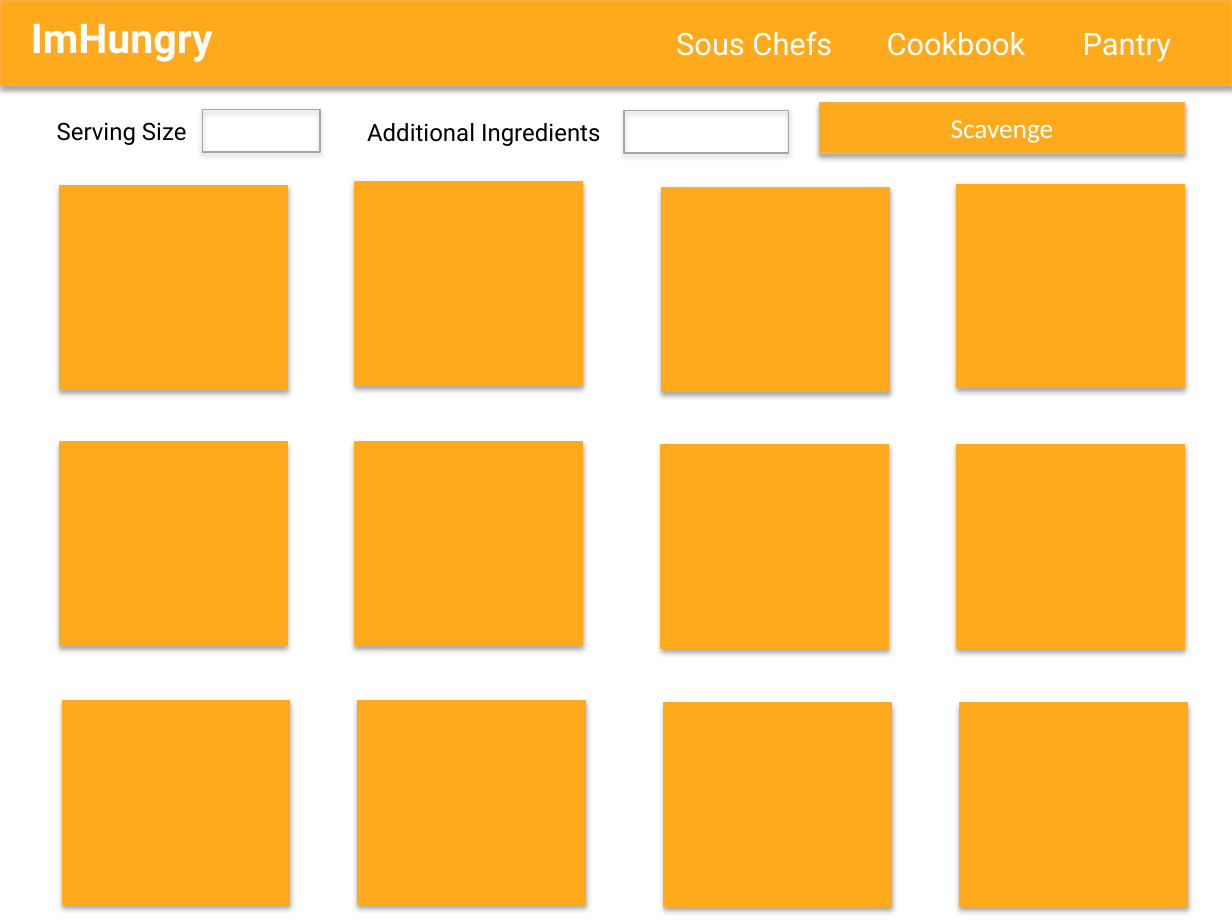
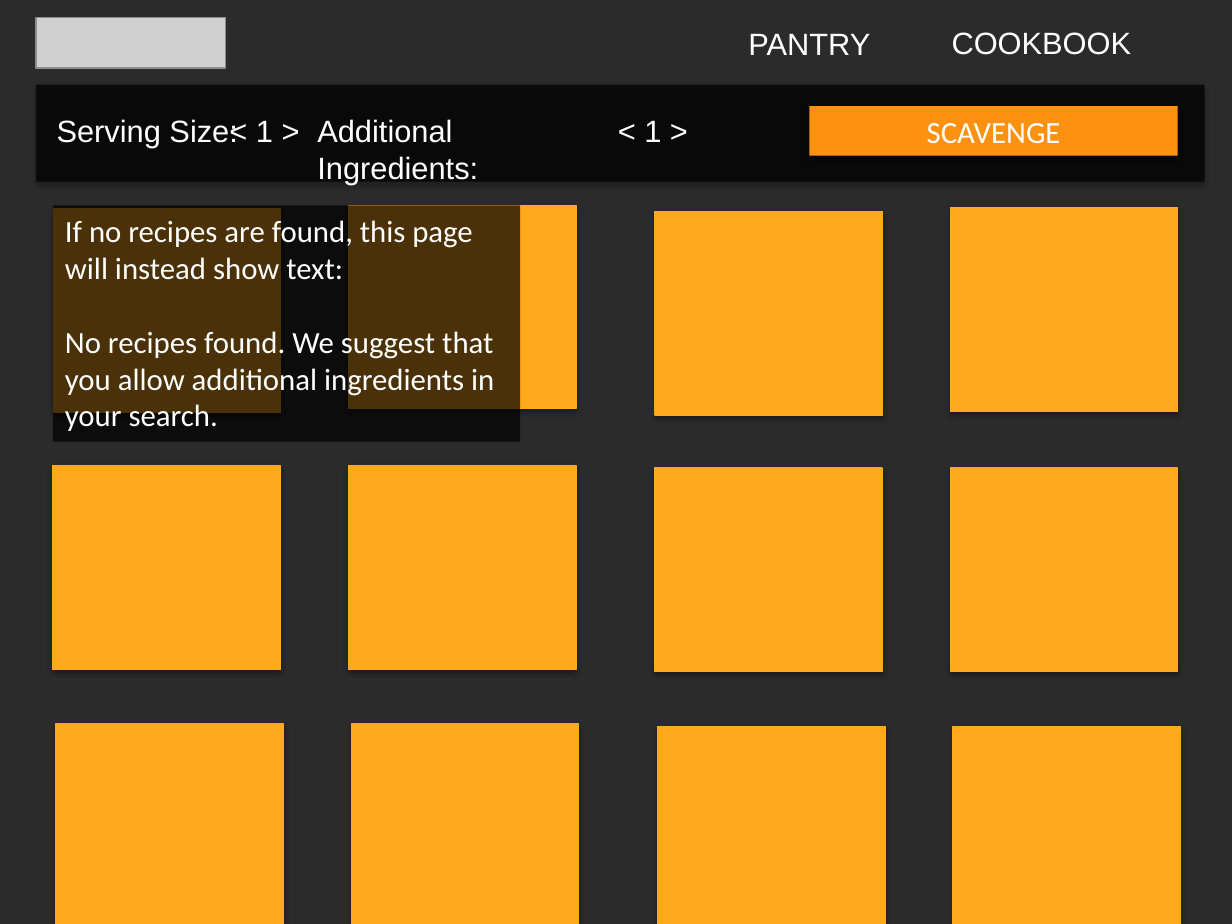
Before and after one commit to chieni/imhungry, a slide deck: slide 8 of ui-design.pptx. Drawn at 1232x924 pixels with LibreOffice and Linux fonts; fonts in the diff are those of the drawing; grey boxes stand for pictures; background and template pictures are left out; a plain dark background stands for a picture behind light text. Boxes give left, top, right and bottom in pixels: in the first picture for what was removed or moved away, otherwise in the second. Text is boxed around its words. In the diff, an @@ line names an element or a change of style, - is before the commit and + after.

```diff
--- a/ui-design.pptx
+++ b/ui-design.pptx
@@ background #FFFFFF to picture (left out) @@
@@ text removed at bbox=[31, 23, 213, 62] @@
-ImHungry
@@ picture added at bbox=[36, 17, 225, 68] @@
@@ text removed at bbox=[676, 31, 832, 56] @@
-Sous Chefs
@@ text at bbox=[748, 34, 870, 55]: text changed; font Roboto to Arial @@
-Pantry
+PANTRY
@@ text at bbox=[952, 32, 1132, 55]: text changed; font Roboto to Arial @@
-Cookbook
+COOKBOOK
@@ rectangle: place and size @@
-rectangle at bbox=[0, 0, 1232, 85]
+rectangle at bbox=[36, 85, 1205, 182]
@@ rectangle at bbox=[36, 85, 1205, 182]: fill #FFA91D to #000000 at 70% opacity; outline #FFAF48 0.75 pt to none @@
@@ text at bbox=[57, 119, 237, 148]: text changed; size 14 to 18 pt; font Roboto to Arial; text colour #000000 to #FFFFFF @@
-Serving Size
+Serving Size:
@@ rectangle removed at bbox=[202, 110, 320, 152] @@
@@ text at bbox=[317, 119, 478, 185]: text changed; size 14 to 18 pt; font Roboto to Arial; text colour #000000 to #FFFFFF @@
-Additional Ingredients
+Additional Ingredients:
@@ rectangle removed at bbox=[625, 111, 790, 153] @@
@@ rectangle "SCAVENGE": place and size @@
-rectangle "SCAVENGE" at bbox=[819, 102, 1184, 153]
+rectangle "SCAVENGE" at bbox=[809, 106, 1178, 155]
@@ rectangle "SCAVENGE" at bbox=[809, 106, 1178, 155]: fill #FFA91D to #FF9111; outline #FFAF48 0.75 pt to none @@
@@ text added at bbox=[256, 120, 273, 142], 18 pt, text #FFFFFF @@
+< 1 >
@@ text added at bbox=[644, 120, 661, 142], 18 pt, text #FFFFFF @@
+< 1 >
@@ text in rectangle at bbox=[927, 123, 1061, 144]: text changed; size 16 to 18 pt @@
-Scavenge
+SCAVENGE
@@ rectangle added at bbox=[53, 206, 520, 442], fill #000000 at 71% opacity, 18 pt, text #FFFFFF @@
+If no recipes are found, this page will instead show text:
+No recipes found. We suggest that you allow additional ingredients in your search.
@@ 3 rectangles: place and size @@
-3 rectangles at bbox=[63, 445, 890, 904]
+3 rectangles at bbox=[55, 468, 882, 924]
@@ 9 rectangles: place and size @@
-9 rectangles at bbox=[59, 182, 1188, 907]
+9 rectangles at bbox=[53, 206, 1181, 924]
```
Also in this commit, not shown: 13 other slides changed, 1 slide added, 1 other file.
